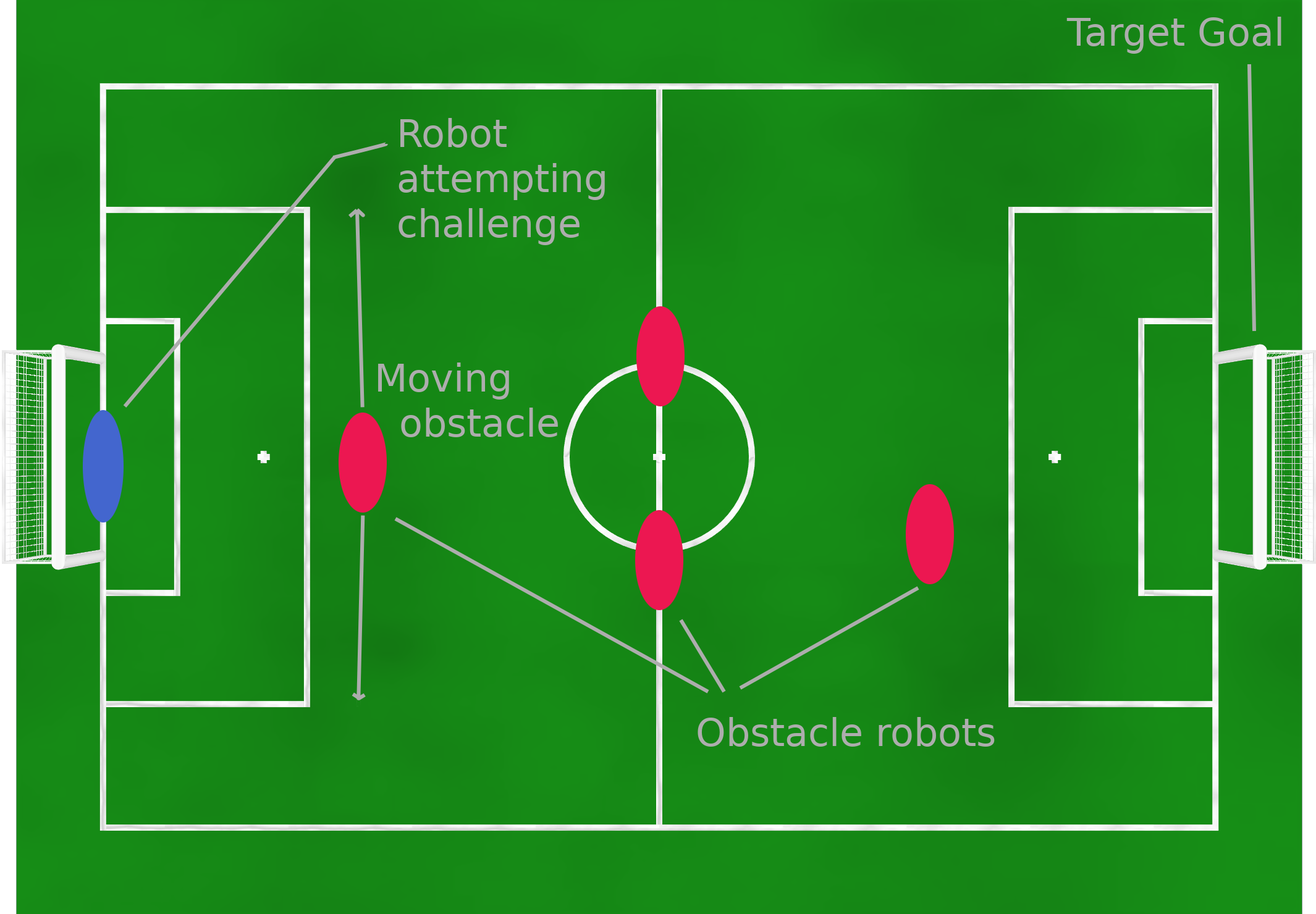
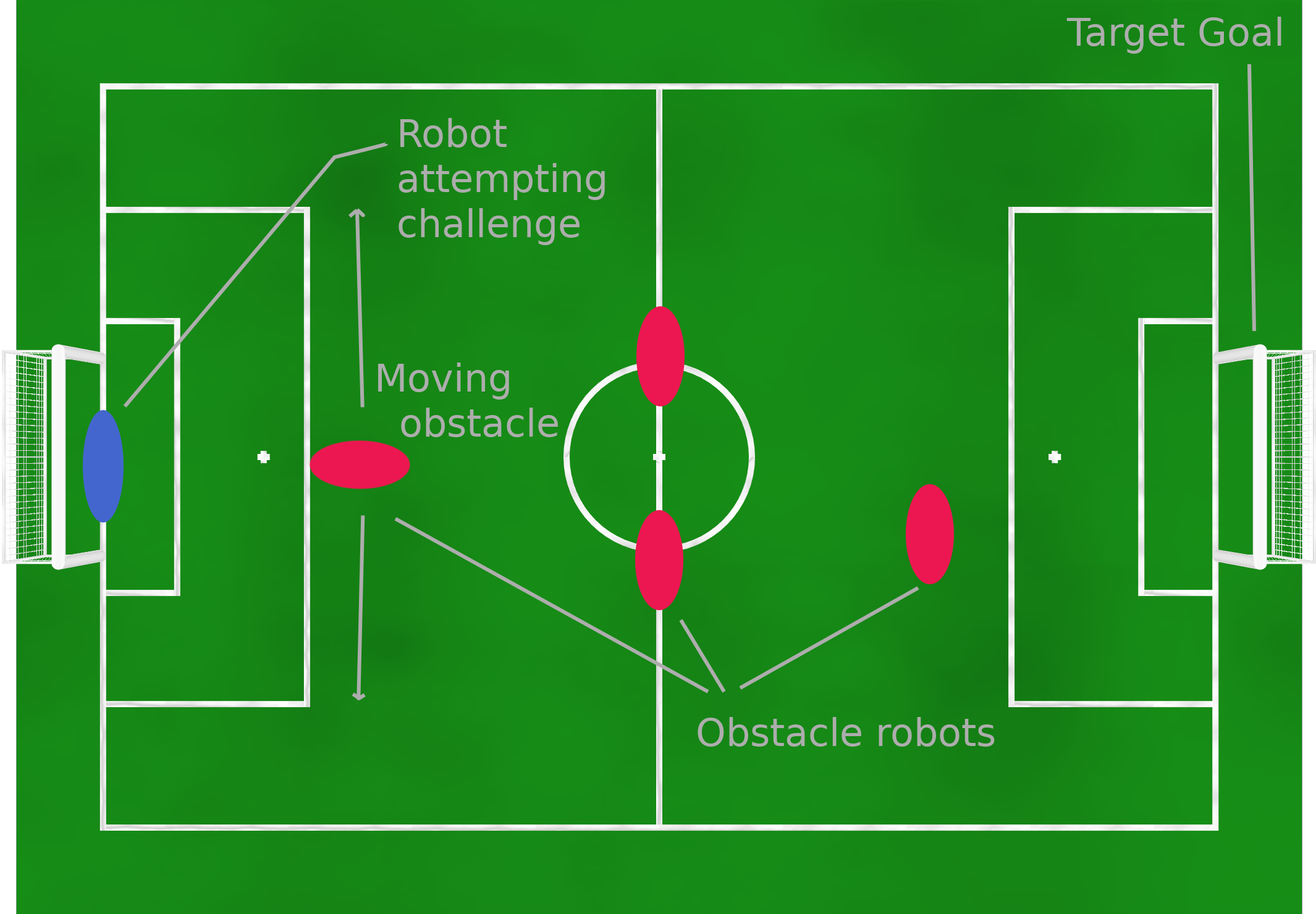
Layer changes from the first w=1316, h=914 image to the second:
painted on "Layer" over [309,412,411,513]
